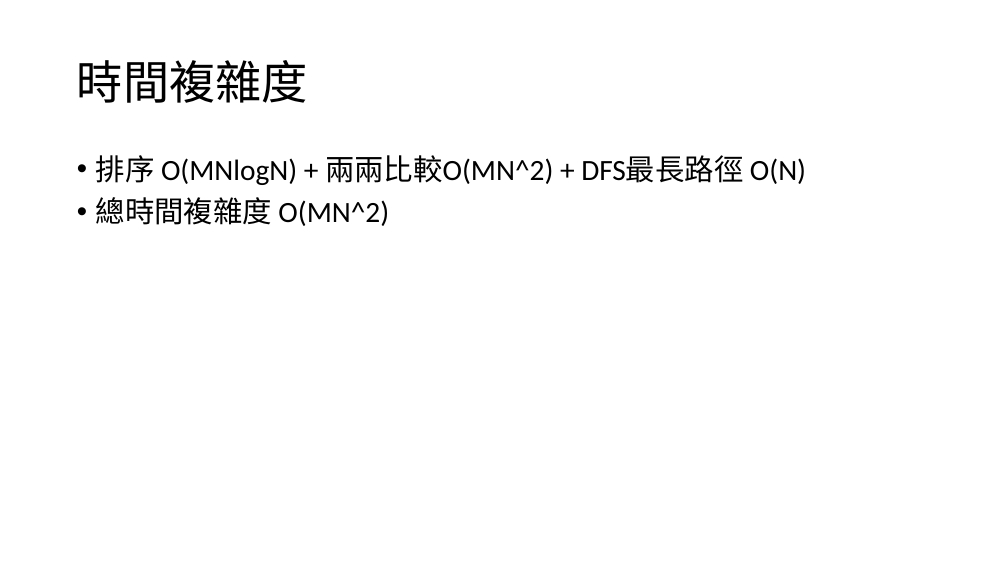
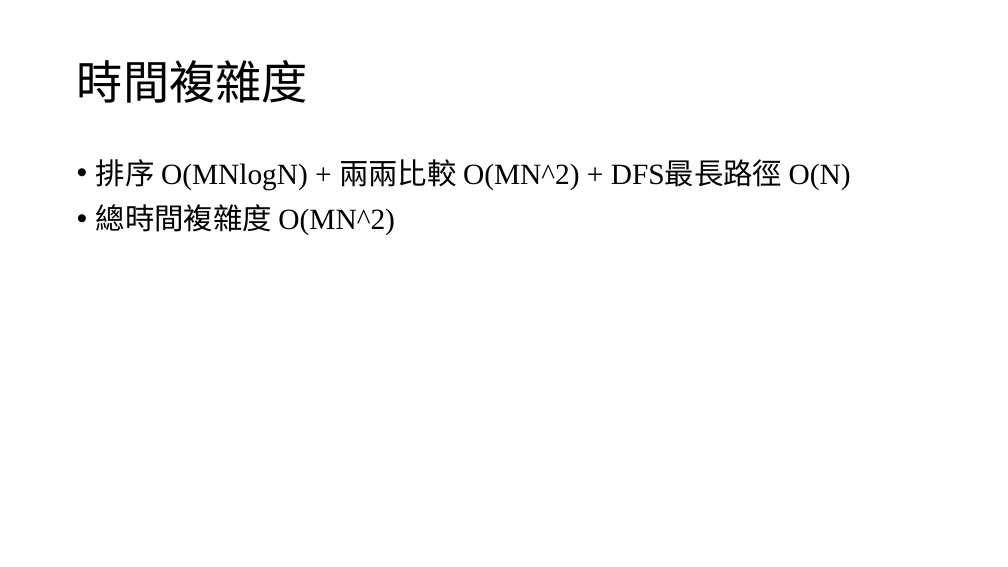
Before and after one commit to louisfghbvc/GenericProgrammingSTL, a slide deck: slide 8 of HW4 應用程式設計/說明.pptx. Drawn at 1008x567 pixels with LibreOffice and Linux fonts; fonts in the diff are those of the drawing. Boxes give left, top, right and bottom in pixels: in the first picture for what was removed or moved away, otherwise in the second. Text is boxed around its words. In the diff, an @@ line names an element or a change of style, - is before the commit and + after.

```diff
--- a/HW4 應用程式設計/說明.pptx
+++ b/HW4 應用程式設計/說明.pptx
@@ text at <box>96,159,851,190</box>: text changed; font Calibri to Times New Roman @@
-• 排序 O(MNlogN) + 兩兩比較O(MN^2) + DFS最長路徑 O(N)
+• 排序 O(MNlogN) + 兩兩比較 O(MN^2) + DFS最長路徑 O(N)
@@ text at <box>96,204,395,235</box>: font Calibri to Times New Roman in "總時間複雜度 O(MN^2)"; line spacing 0.9 to 1 @@
```
Also in this commit, not shown: 5 other slides changed.
